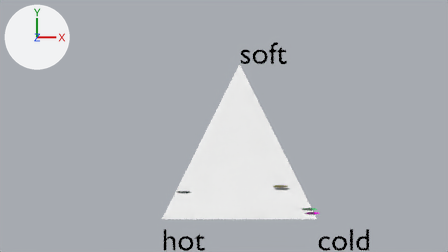
The Blender file cgs-oop/oop-blender-demo.blend as it was, and as the next commit left it.
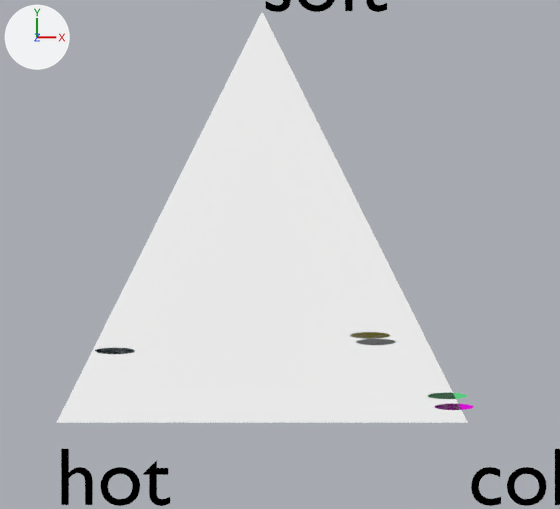
Old and new are each drawn from the file's camera 'Kamerka' and again close up on the part from 31% to 79% of the width and 24% to 100% of the height. Arrows for +X, +Y and +Z are at upper left; the lights stay in place.

The older version as bpy lines, for what is in view:
```python
ob_culture_0 = bpy.data.objects.new('culture_0', me_culture_0mesh)
ob_culture_0.location = (3.88, 0.98, 0.0)
ob_culture_0.scale = (1.2, 0.2, 0.0)
ob_culture_1 = bpy.data.objects.new('culture_1', me_culture_1mesh)
ob_culture_1.location = (4.84, 0.19, 0.0)
ob_culture_1.scale = (1.2, 0.2, 0.0)
ob_culture_2 = bpy.data.objects.new('culture_2', me_culture_2mesh)
ob_culture_2.location = (0.71, 0.87, 0.0)
ob_culture_2.scale = (1.2, 0.2, 0.0)
ob_culture_3 = bpy.data.objects.new('culture_3', me_culture_3mesh)
ob_culture_3.location = (4.75, 0.33, 0.0)
ob_culture_3.scale = (1.2, 0.2, 0.0)
ob_culture_4 = bpy.data.objects.new('culture_4', me_culture_4mesh)
ob_culture_4.location = (3.81, 1.06, 0.0)
ob_culture_4.scale = (1.2, 0.2, 0.0)
ob_text_001 = bpy.data.objects.new('Text.001', txt_text_264)
ob_text_001.location = (2.5, 5.0, 0.0)
# also in view: 'Text.002' at (5.85, -0.66, 0.0); 'Text' at (0.72, -0.66, 0.0); 'kernel' at (2.5, 2.5, 0.0)
```
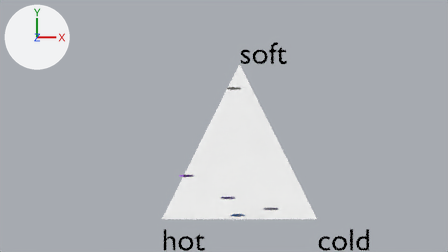
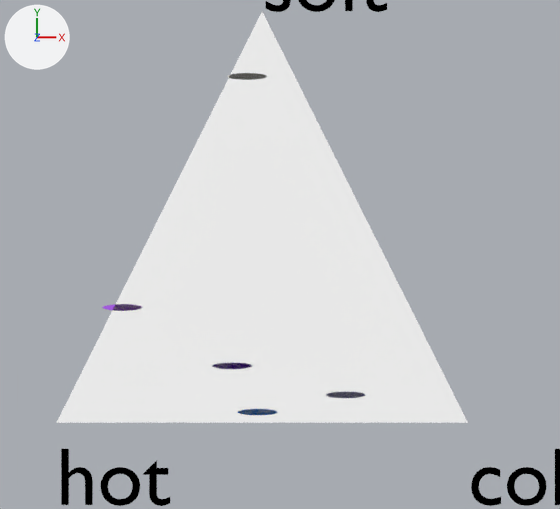
The edits, one by one:
Object 'culture_4' (ob_culture_4) moves from (3.81, 1.06, 0.0) to (2.45, 0.13, 0.0).
Object 'culture_3' (ob_culture_3) moves from (4.75, 0.33, 0.0) to (2.13, 0.69, 0.0).
Object 'culture_2' (ob_culture_2) moves from (0.71, 0.87, 0.0) to (2.32, 4.21, 0.0).
Object 'culture_1' (ob_culture_1) moves from (4.84, 0.19, 0.0) to (0.8, 1.4, 0.0).
Object 'culture_0' (ob_culture_0) moves from (3.88, 0.98, 0.0) to (3.51, 0.34, 0.0).

What differs and where, as boxes [x1, y1, x2, y2] in the close-ups (560 x 509 px):
'culture_1', moved: before [435, 404, 474, 410]; after [102, 304, 140, 311]
'culture_4', moved: before [350, 332, 389, 339]; after [239, 409, 277, 415]
'culture_2', moved: before [95, 348, 134, 354]; after [227, 73, 266, 80]
'culture_3', moved: before [429, 393, 467, 399]; after [213, 363, 251, 369]
'culture_0', moved: before [356, 339, 395, 345]; after [326, 392, 365, 398]
